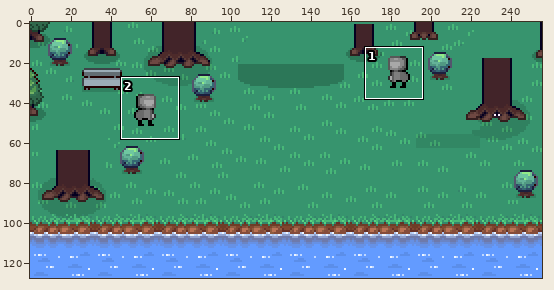
Two versions of one sprite sheet, Assets/Locations/Main/Sprites/Spawn.png. The first picture is a wide view before the edit; the outline marks the close-up.
Close-up. Before:
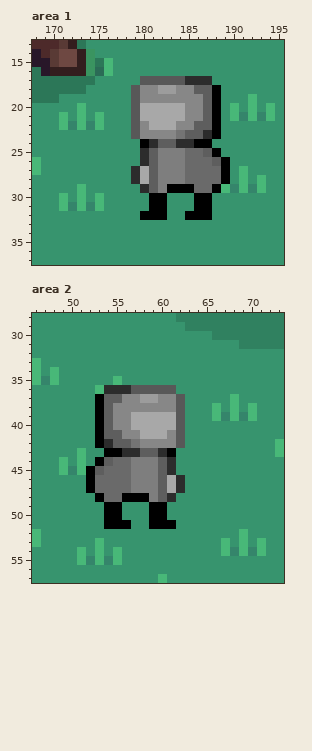
The file is 256x128 pixels. Colours within 5 levels of each other are drawn and written as one. Shown: area 1: x 168..195, y 13..37; area 2: x 46..73, y 28..57.
The result:
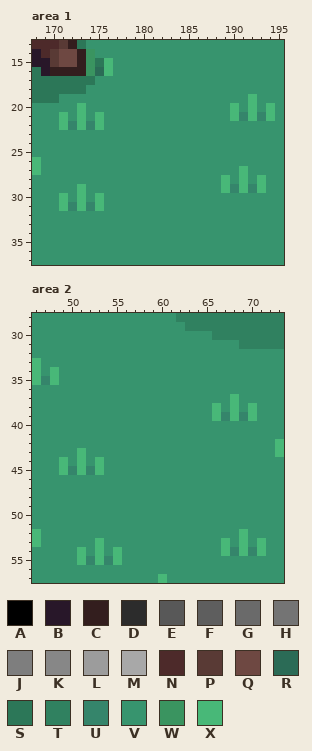
Palette (. is transparent): A #000000  B #281729  C #331e1e  D #2c2c2c  E #585858  F #5e5e5e  G #6a6a6a  H #747474  J #7e7e7e  K #878787  L #9c9c9c  M #a8a8a8  N #4d2a2a  P #593a35  Q #6e4842  R #2b6b56  S #2c7758  T #308160  U #35856b  V #37946e  W #3a9460  X #48b878
The edit:
{"where": "area 1"}
{"y":17,"x":180,"old":"EEEEEDDD","new":"VVVVVVVV"}
{"y":18,"x":179,"old":"EKKLLKKFFA","new":"VVVVVVVVVV"}
{"y":19,"x":179,"old":"EKKKKKKKFA","new":"VVVVVVVVVV"}
{"y":20,"x":179,"old":"EMMMMMKKFA","new":"VVVVVVVVVV"}
{"y":21,"x":179,"old":"EMMMMMKKFA","new":"VVVVVVVVVV"}
{"y":22,"x":179,"old":"EKMMMKKFFA","new":"VVVVVVVVVV"}
{"y":23,"x":179,"old":"EKKKKHFFDA","new":"VVVVVVVVVV"}
{"y":24,"x":180,"old":"ADFFDDAA","new":"VVVVVVVV"}
{"y":25,"x":180,"old":"DFJJJGGFA","new":"VVVVVVVVV"}
{"y":26,"x":180,"old":"DFJJJGGGFA","new":"VVVVVVVVVV"}
{"y":27,"x":179,"old":"DMFJJJGGGGA","new":"VVVVVVVVVVV"}
{"y":28,"x":179,"old":"DMFJJJGGGGA","new":"VVVVVVVVVVX"}
{"y":29,"x":180,"old":"DFJAAAGGA","new":"VVVVVVVVV"}
{"y":30,"x":181,"old":"AA","new":"VV"}
{"y":30,"x":186,"old":"AA","new":"VV"}
{"y":31,"x":181,"old":"AA","new":"VV"}
{"y":31,"x":186,"old":"AA","new":"VV"}
{"y":32,"x":180,"old":"AAA","new":"VVV"}
{"y":32,"x":185,"old":"AAA","new":"VVV"}
{"where": "area 2"}
{"y":35,"x":55,"old":"X","new":"V"}
{"y":36,"x":53,"old":"XDDDEEEEE","new":"VVVVVVVVV"}
{"y":37,"x":53,"old":"AFFKKLLKKE","new":"VVVVVVVVVV"}
{"y":38,"x":53,"old":"AFKKKKKKKE","new":"VVVVVVVVVV"}
{"y":39,"x":53,"old":"AFKKMMMMME","new":"VVVVVVVVVV"}
{"y":40,"x":53,"old":"AFKKMMMMME","new":"VVVVVVVVVV"}
{"y":41,"x":53,"old":"AFFKKMMMKE","new":"VVVVVVVVVV"}
{"y":42,"x":53,"old":"ADFFHKKKKE","new":"VVVVVVVVVV"}
{"y":43,"x":54,"old":"AADDFFDA","new":"VVVVVVVV"}
{"y":44,"x":53,"old":"AFGGJJJFD","new":"XVVVVVVVV"}
{"y":45,"x":52,"old":"AFGGGJJJFD","new":"UXVVVVVVVV"}
{"y":46,"x":52,"old":"AGGGGJJJFMD","new":"VVVVVVVVVVV"}
{"y":47,"x":52,"old":"AGGGGJJJFMD","new":"VVVVVVVVVVV"}
{"y":48,"x":53,"old":"AGGAAAJFD","new":"VVVVVVVVV"}
{"y":49,"x":54,"old":"AA","new":"VV"}
{"y":49,"x":59,"old":"AA","new":"VV"}
{"y":50,"x":54,"old":"AA","new":"VV"}
{"y":50,"x":59,"old":"AA","new":"VV"}
{"y":51,"x":54,"old":"AAA","new":"VVV"}
{"y":51,"x":59,"old":"AAA","new":"VVV"}
